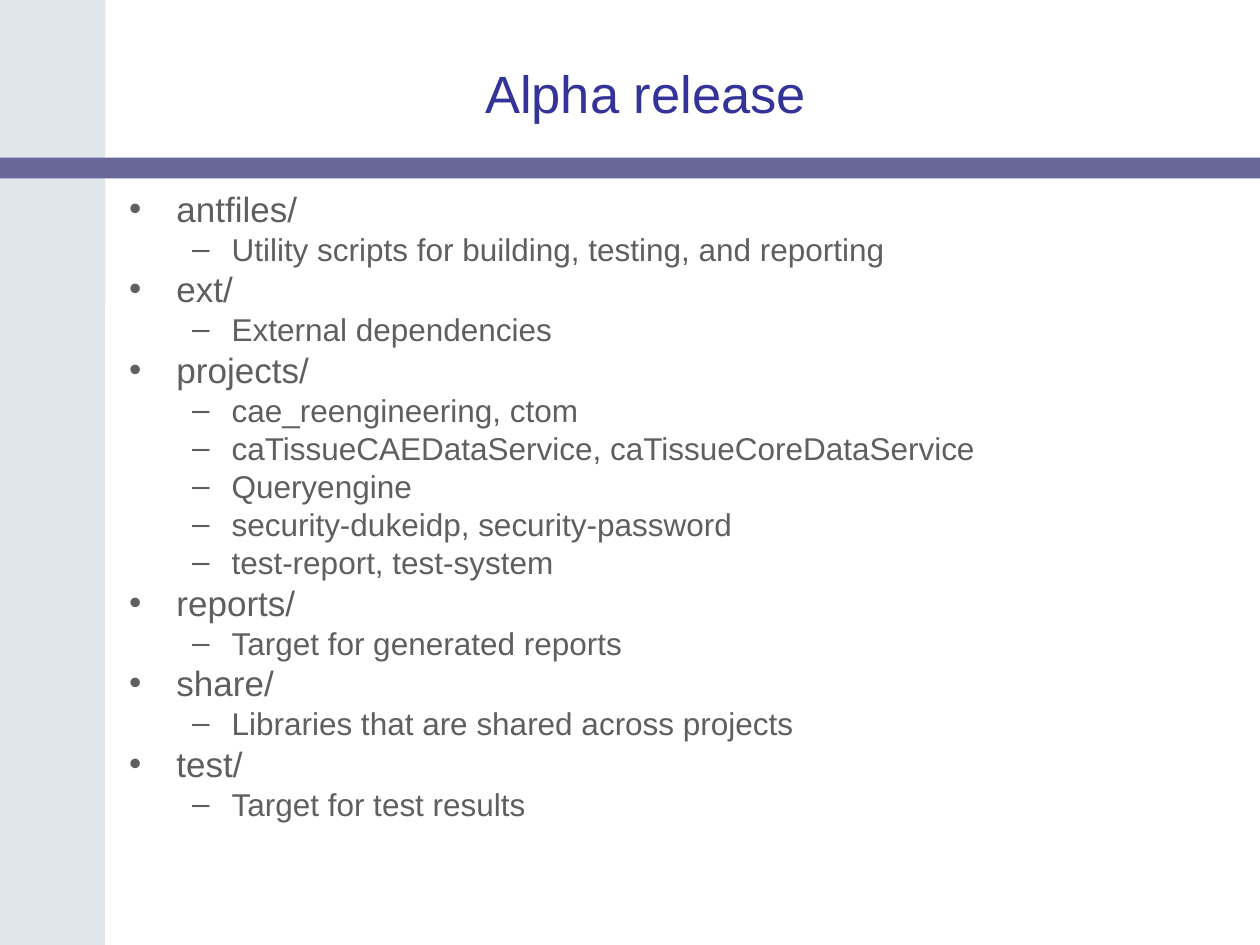
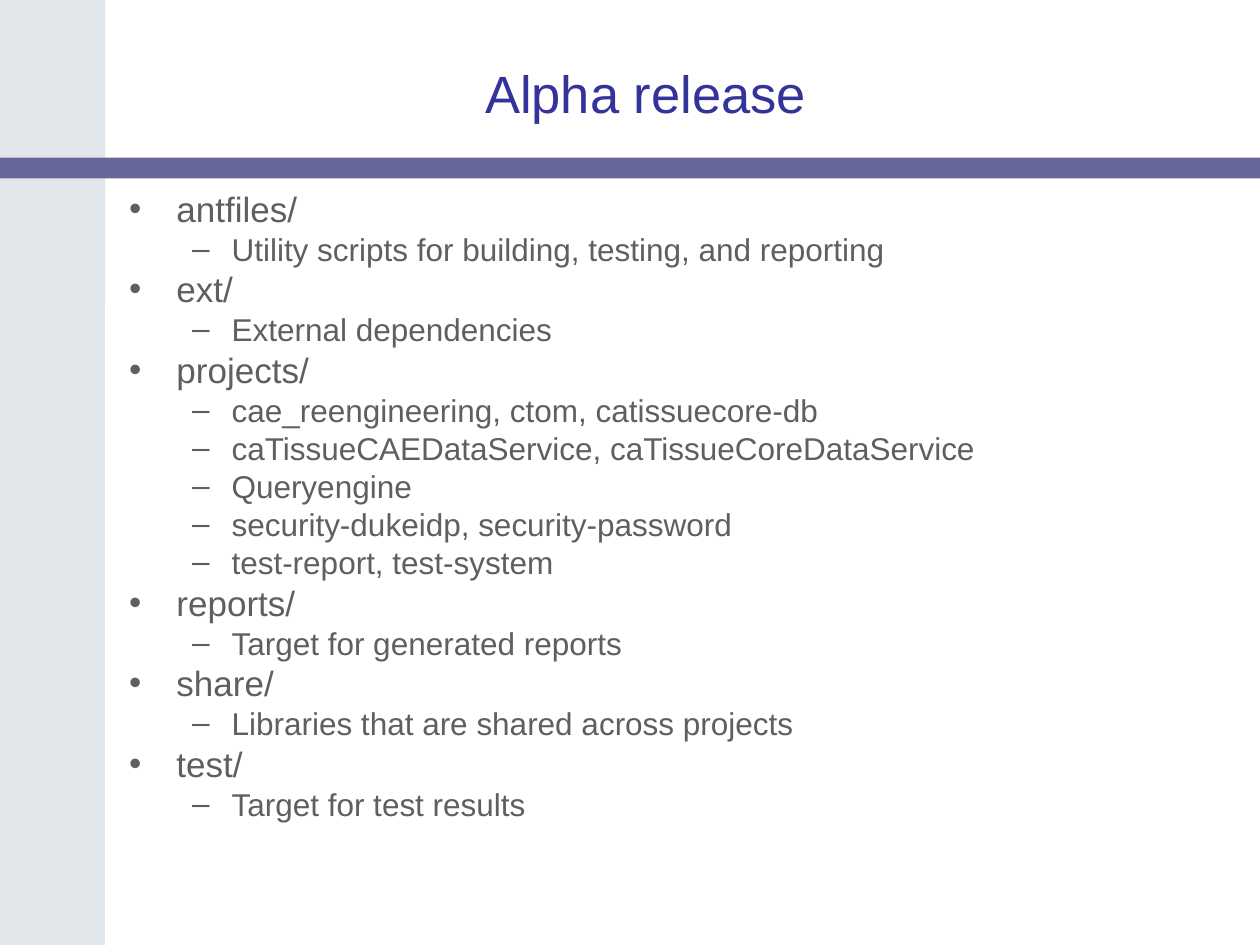
Before and after one commit to NCIP/catrip, a slide deck: slide 20 of catrip/documentation/presentations/catrip_alpha_demo_2006_08_11/catrip_alpha_demo_2006_08_11.ppt. Drawn at 1260x945 pixels with LibreOffice and Linux fonts; fonts in the diff are those of the drawing; background and template pictures are left out. Boxes give left, top, right and bottom in pixels: in the first picture for what was removed or moved away, otherwise in the second. Text is boxed around its words. In the diff, an @@ line names an element or a change of style, - is before the commit and + after.

```diff
--- a/catrip/documentation/presentations/catrip_alpha_demo_2006_08_11/catrip_alpha_demo_2006_08_11.ppt
+++ b/catrip/documentation/presentations/catrip_alpha_demo_2006_08_11/catrip_alpha_demo_2006_08_11.ppt
@@ text at (232, 399, 818, 428): text changed @@
-  – cae_reengineering, ctom
+  – cae_reengineering, ctom, catissuecore-db
```
Also in this commit, not shown: 1 other slide changed.
